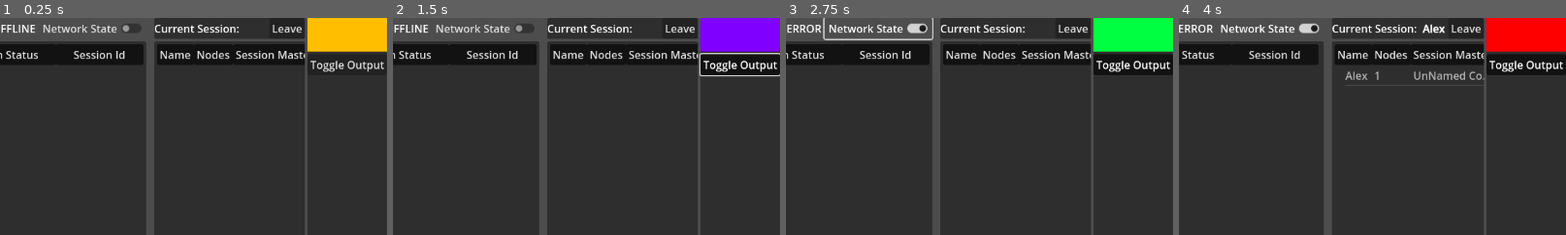
Above: before the commit, frames 1-4 (left to right).
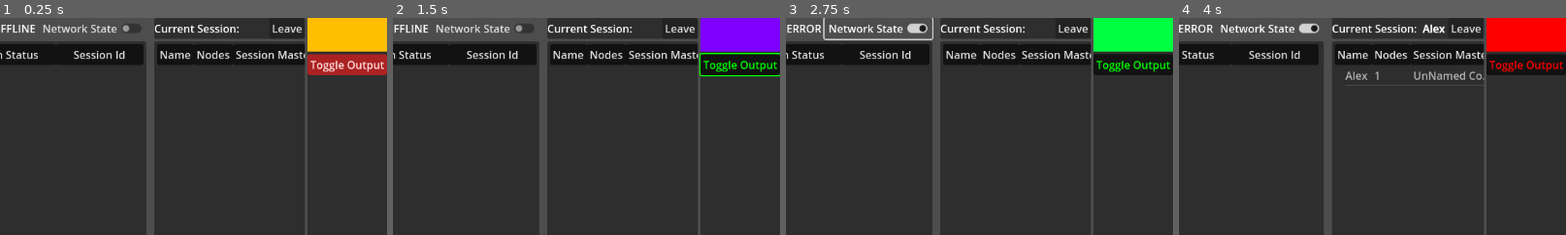
Above: after the commit, the same moments.

Repository: SpectrumPro/Constellation
Game: Godot game, scene res://demos/LightingControlDemo.tscn
Same seed, same stepped clock (60 frames per second), same inputs: the game is played once before the commit and once after it. This scene is started directly instead of the project's main scene.
Inputs (mouse positions are % of the whole screen's width and height, from its top left):
- Up to frame 1 (0.25 s): no input
- Up to frame 2 (1.5 s): click (21, 98) at 0.52 s; type "Alex" at 0.6 s; click "Toggle Output" at 1.25 s
- Up to frame 3 (2.75 s): click "Network State" at 2 s
- Up to frame 4 (4 s): click "Create Session" at 2.75 s; click "CR" at 3.5 s
The pictures show only the part of the screen within x 50-100%, y 0-50%; the shares and areas given below are measured in that part.

The runs differ from the first frame. In frame 1, 2.0% of the frame differs, in the area x 79-100%, y 16-27%; in frame 2, 0.9%; in frame 3, 0.5%; in frame 4, 0.5%.

Commit message:
Adds session master lost signal
Adds a signal to the ConstellationNode that is emitted when the
node is no longer the session master.

Updates the lighting control demo to reflect session master changes
in the UI.

Diff:
--- a/core/ConstellationNode.gd
+++ b/core/ConstellationNode.gd
@@ -25,6 +25,9 @@
 
 ## Emitted if this node becomes the master of its session
 signal is_now_session_master
+
+## Emitted if this node is no longer the master of its session
+signal is_now_longer_session_master
 
 
 ## MessageType
@@ -453,3 +456,4 @@
 ## Marks this node as not being the session master
 func _remove_session_master_mark() -> void:
 	_is_session_master = false
+	is_now_longer_session_master.emit()
--- a/demos/LightingControlDemo.tscn
+++ b/demos/LightingControlDemo.tscn
@@ -3,7 +3,7 @@
 [ext_resource type="Script" uid="uid://ddu031v8xlyjn" path="res://demos/lighting_control_demo.gd" id="1_0npmv"]
 [ext_resource type="PackedScene" uid="uid://l4acdcn3n761" path="res://interface/control.tscn" id="2_im5of"]
 
-[node name="LightingControlDemo" type="Control" node_paths=PackedStringArray("color_rect")]
+[node name="LightingControlDemo" type="Control" node_paths=PackedStringArray("color_rect", "_toggle_button")]
 layout_mode = 3
 anchors_preset = 15
 anchor_right = 1.0
@@ -12,6 +12,7 @@
 grow_vertical = 2
 script = ExtResource("1_0npmv")
 color_rect = NodePath("HSplitContainer/PanelContainer/VBoxContainer/ColorRect")
+_toggle_button = NodePath("HSplitContainer/PanelContainer/VBoxContainer/ToggleOutput")
 
 [node name="HSplitContainer" type="HBoxContainer" parent="."]
 layout_mode = 1
@@ -36,6 +37,7 @@
 layout_mode = 2
 
 [node name="ToggleOutput" type="Button" parent="HSplitContainer/PanelContainer/VBoxContainer"]
+modulate = Color(100, 1, 1, 1)
 layout_mode = 2
 toggle_mode = true
 text = "Toggle Output"
--- a/demos/lighting_control_demo.gd
+++ b/demos/lighting_control_demo.gd
@@ -8,6 +8,9 @@
 
 ## The ColorRect to use
 @export var color_rect: ColorRect
+
+## The Toggle button
+@export var _toggle_button: Button
 
 
 ## IP address of node to connect to
@@ -38,9 +41,8 @@
 func _ready() -> void:
 	Engine.max_fps = 40
 
-	Network.get_local_node().is_now_session_master.connect(func ():
-		set_output_state(true)
-	)
+	Network.get_local_node().is_now_session_master.connect(set_output_state.bind(true))
+	Network.get_local_node().is_now_longer_session_master.connect(set_output_state.bind(false))
 
 
 func _process(delta: float) -> void:
@@ -61,12 +63,16 @@
 	var err: Error = _udp_peer.set_dest_address(_ip_address, _port)
 	_connection_state = true
 
+	_toggle_button.modulate = Color(0, 100, 0)
+
+
 ## Called when this output is stoped
-
 func stop():
 	output({})
 	_udp_peer.close()
 	_connection_state = false
+
+	_toggle_button.modulate = Color(100, 0, 0)
 
 
 ## Called when this output it told to output
